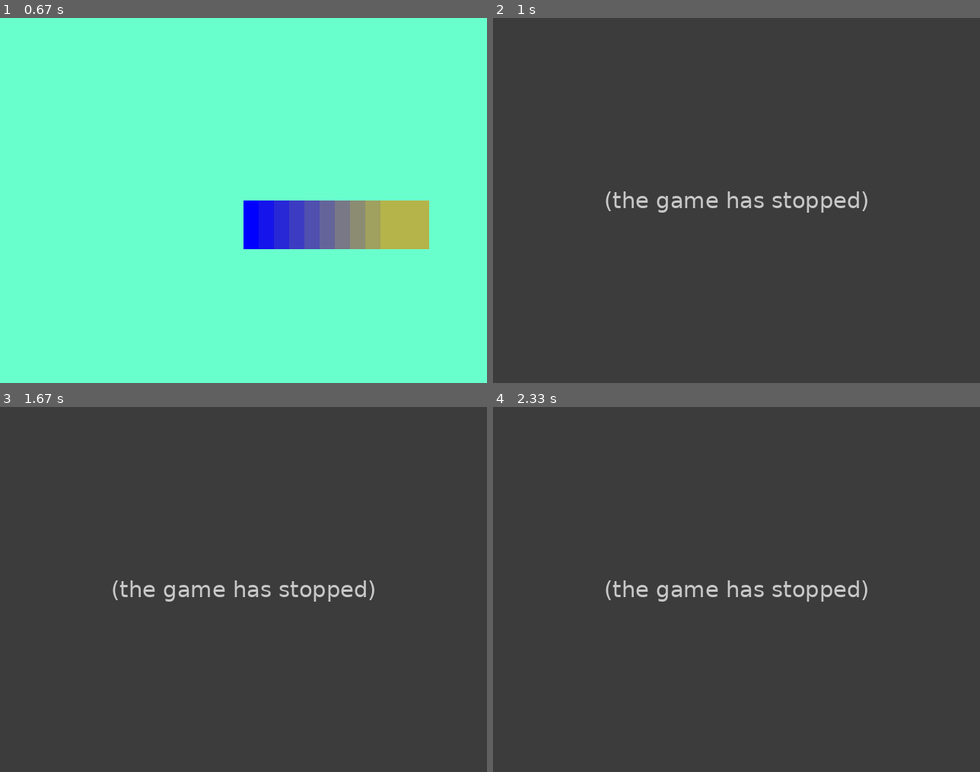
Above: before the commit, frames 1-4 (two rows, left to right).
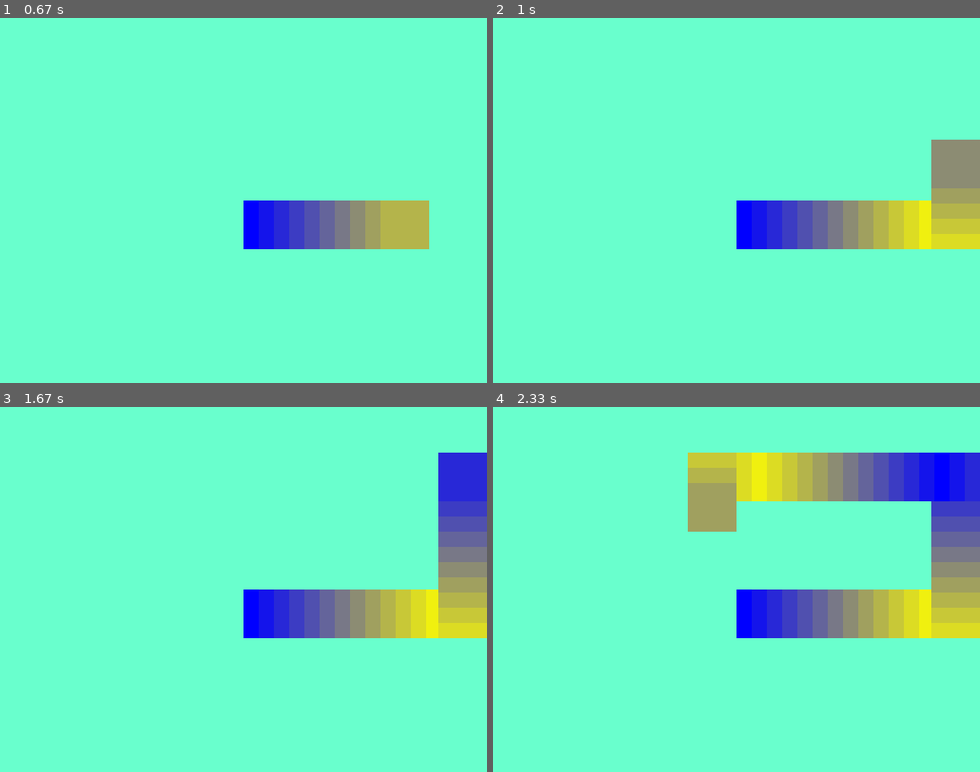
Above: after the commit, the same moments.

Repository: 16thpolicy/pygameExperiment
Game: pygame game, started from game1.py
Same seed, same stepped clock (60 frames per second), same inputs: the game is played once before the commit and once after it.
Inputs:
- Up to frame 1 (0.67 s): hold D from 0.33 s (still down)
- Up to frame 2 (1 s): release D at 0.8 s; hold W from 0.83 s (still down)
- Up to frame 3 (1.67 s): release W at 1.13 s
- Up to frame 4 (2.33 s): hold A 1.67-2.2 s; hold S from 2.23 s (still down)

Frame 1 is identical in both runs. In frame 2, 100% of the frame differs, in the area x 0-100%, y 0-100%; in frame 3, 100%; in frame 4, 100%.
Error before the commit: TypeError: '>' not supported between instances of 'NoneType' and 'int' (game1.py line 139); the game stopped at 0.83 s (later frames are placeholders)

Commit message:
Update game1.py
Won't change color if object doesn't move

Diff:
--- a/game1.py
+++ b/game1.py
@@ -16,7 +16,8 @@
         self.rect.x=x
         self.rect.y=y
     def move_position(self,x,y,xbound,ybound):#add parameters
-        startlocation=self.rect.x,self.rect.y
+        changeinx=self.rect.x
+        changeiny=self.rect.y
         if(self.rect.x+x+self.width>xbound):
             self.rect.x=xbound-self.width
         elif(self.rect.x+x<0):
@@ -29,6 +30,9 @@
             self.rect.y=0
         else:
             self.rect.y+=y
+        if(changeinx!=self.rect.x or changeiny!=self.rect.y):
+            return True
+        return False
     def give_position(self):
         return [self.rect.x,self.rect.y]
     def changecolor(self):
@@ -135,18 +139,21 @@
                         a_key=True
                     d_key=False
         if(w_key):
-            tempdistance=a_block.move_position(0,-20,window_width,window_height)
-            if(tempdistance>0):
+            didimove=a_block.move_position(0,-20,window_width,window_height)
+            if(didimove):
                 a_block.changecolor()
         if(a_key):
-            a_block.move_position(-20,0,window_width,window_height)
-            a_block.changecolor()
+            didimove= a_block.move_position(-20,0,window_width,window_height)
+            if(didimove):
+                a_block.changecolor()
         if(s_key):
-            a_block.move_position(0,+20,window_width,window_height)
-            a_block.changecolor()
+            didimove =a_block.move_position(0,+20,window_width,window_height)
+            if(didimove):
+                a_block.changecolor()
         if(d_key):
-            a_block.move_position(+20,0,window_width,window_height)
-            a_block.changecolor()
+            didimove=a_block.move_position(+20,0,window_width,window_height)
+            if(didimove):
+                a_block.changecolor()
         clock.tick(frames_per_sec)
         block_group.draw(window)
         pygame.display.update()
